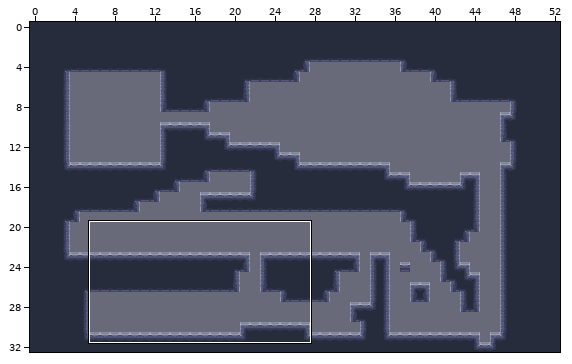
LDtk project: Assets/BuildABot/LDtk/Maps/Lab Build-A-Bot.ldtk. Above: a wide view before the commit, with the close-up outlined.
Close-up. As it was:
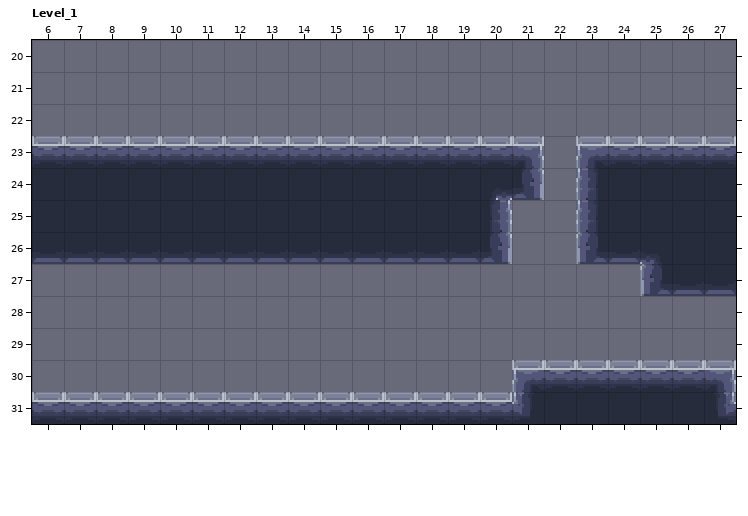
Cells are 16x16 px. Shown: Level_1 x 6..27, y 20..31. The commit also changed other parts of the map, which this record leaves out.
After:
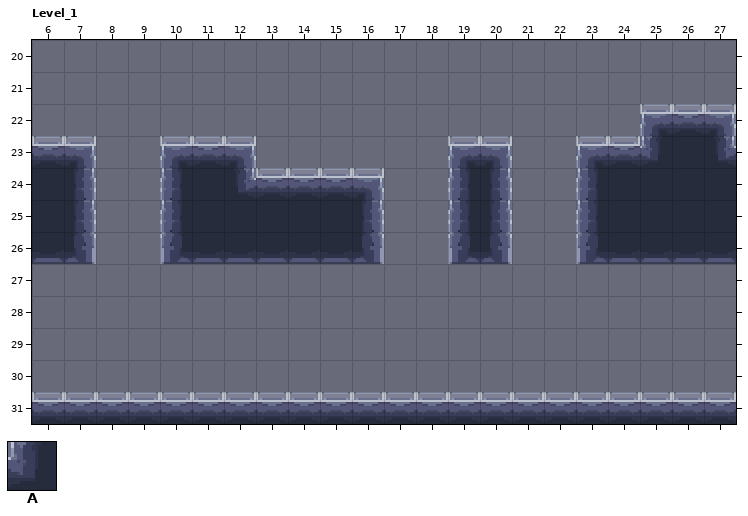
Key: from "WallGrid": A 1 "Walls".
_ is an empty cell.
Changes in this commit:
Layer "WallGrid":
y 22: x 25..27 ___ -> AAA
y 23: x 8..9 AA -> __; x 13..18 AAAAAA -> ______; x 21 A -> _
y 24: x 8..9 AA -> __; x 17..18 AA -> __; x 21 A -> _
y 25..26: x 8..9 AA -> __; x 17..18 AA -> __
y 27: x 25..27 AAA -> ___
y 30: x 21..27 AAAAAAA -> _______
